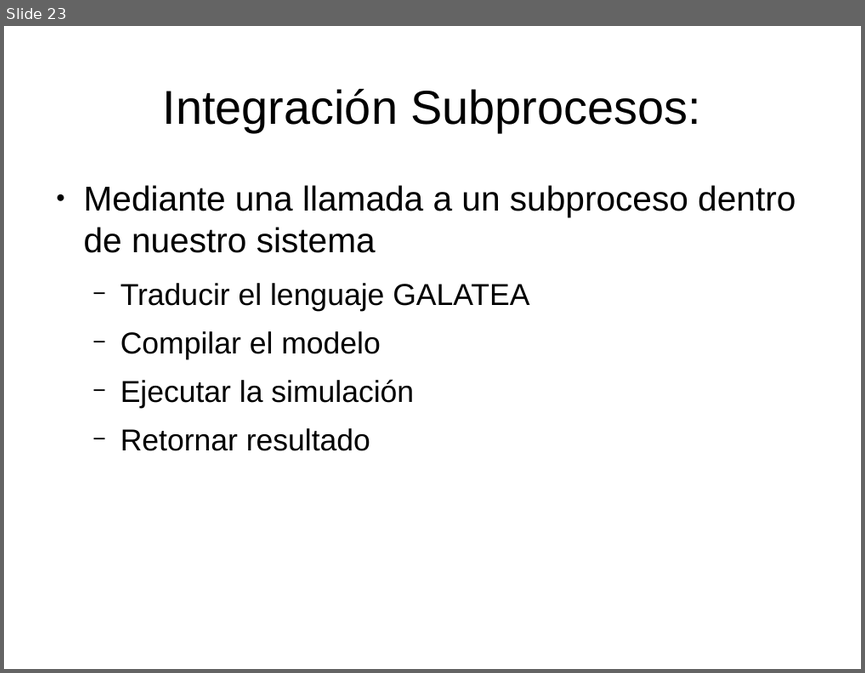
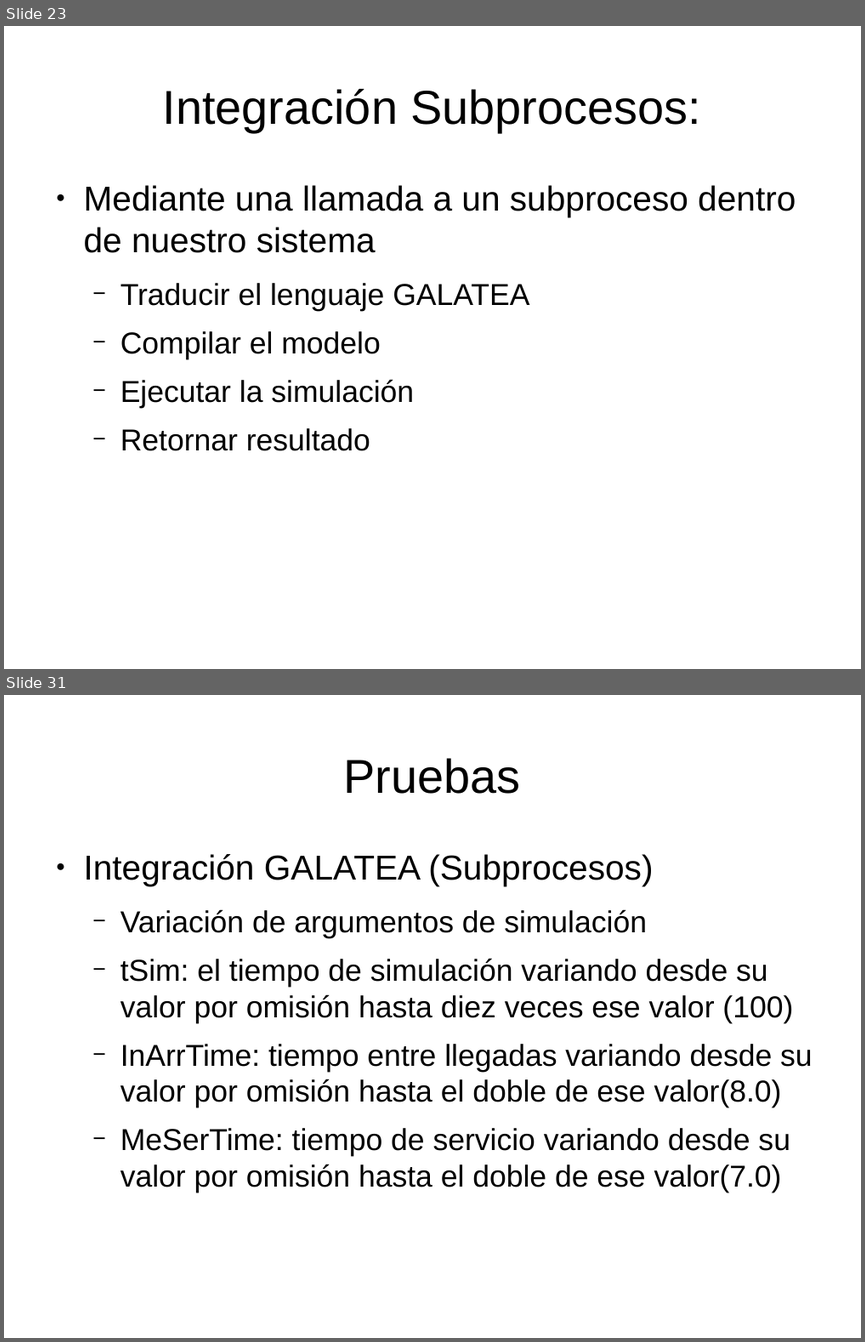
Before and after one commit to velasquezerik/tesis-doc, a slide deck: Presentacion/Presentacion Tesis.odp. Shown one above the other, each under a label of ours: slide 23 before the commit, slides 23 and 31 after it; the slides between them are not shown. The pictures are 865x673 and 865x1342 pixels, drawn with LibreOffice and Linux fonts; fonts in the diff are those of the drawing. Boxes give left, top, right and bottom in pixels: in the first picture for what was removed or moved away, otherwise in the second. Text is boxed around its words. In the diff, an @@ line names an element or a change of style, - is before the commit and + after.

```diff
--- a/Presentacion/Presentacion Tesis.odp
+++ b/Presentacion/Presentacion Tesis.odp
@@ slide 31 added at box(4, 695, 861, 1338), background #FFFFFF @@
@@ title added at box(344, 758, 521, 794), 44 pt, text #000000 @@
+Pruebas
@@ text added at box(84, 854, 812, 1192), 28 pt, text #000000 @@
+● Integración GALATEA (Subprocesos)
+  − Variación de argumentos de simulación
+  − tSim: el tiempo de simulación variando desde su valor por omisión hasta diez veces ese valor (100)
+  − InArrTime: tiempo entre llegadas variando desde su valor por omisión hasta el doble de ese valor(8.0)
+  − MeSerTime: tiempo de servicio variando desde su valor por omisión hasta el doble de ese valor(7.0)
```
Also in this commit, not shown: 12 other slides added, 4 other files.
